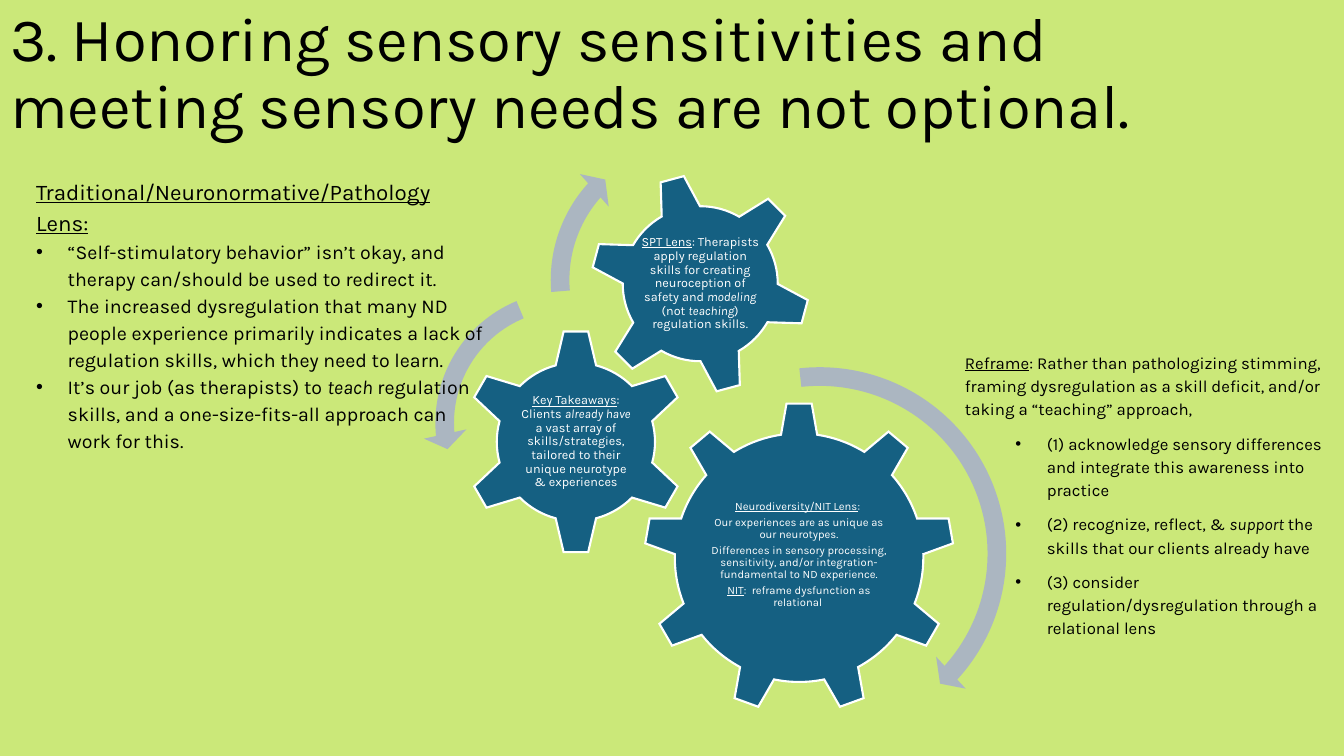
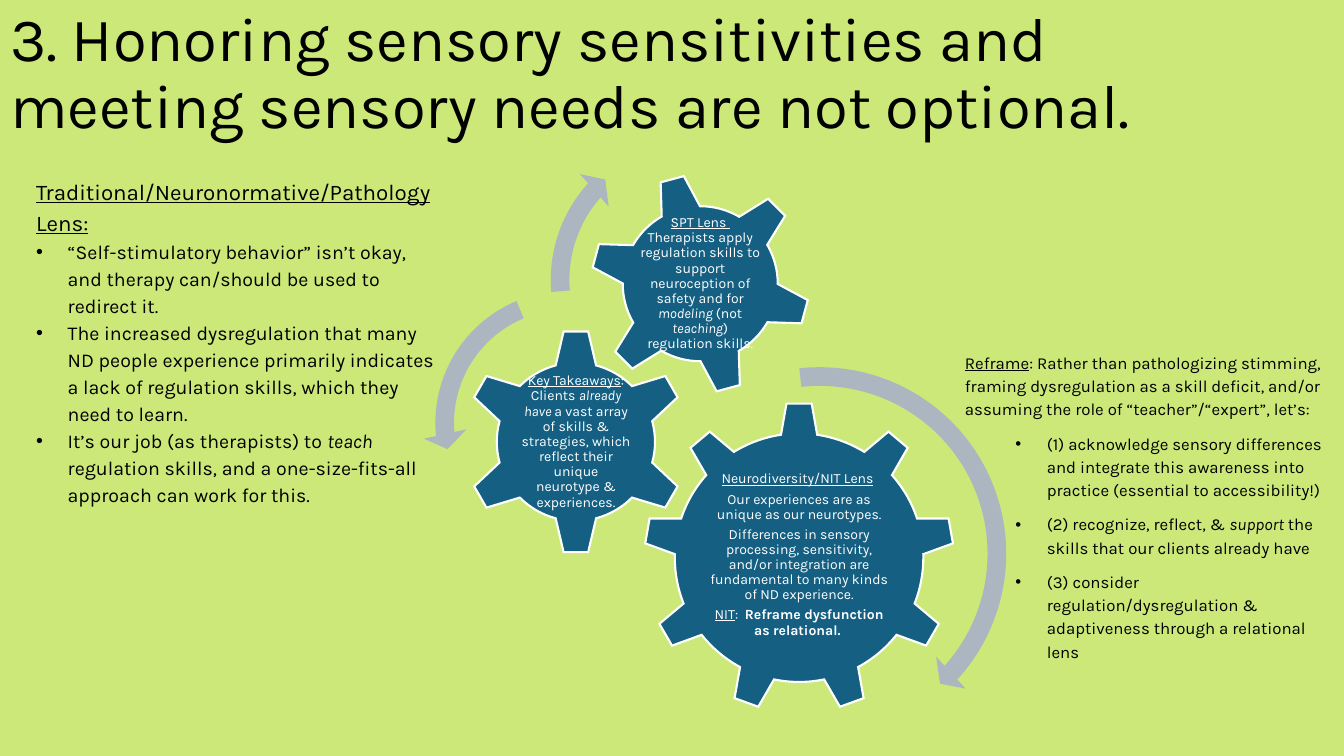
Before and after one commit to gurumojo/presentation-archive, a slide deck: slide 19 of archive/kb/capstone-slides.pptx. Drawn at 1344x756 pixels with LibreOffice and Linux fonts; fonts in the diff are those of the drawing. Boxes give left, top, right and bottom in pixels: in the first picture for what was removed or moved away, otherwise in the second. Text is boxed around its words. In the diff, an @@ line names an element or a change of style, - is before the commit and + after.

```diff
--- a/archive/kb/capstone-slides.pptx
+++ b/archive/kb/capstone-slides.pptx
@@ text "Traditional/Neuronormative/Pathology Lens:" rewrapped from bbox=[36, 183, 482, 427] to bbox=[36, 183, 434, 480] @@
@@ text at bbox=[640, 218, 760, 352]: text changed; size 9 to 10 pt @@
-SPT Lens: Therapists apply regulation skills for creating neuroception of safety and modeling (not teaching) regulation skills.
+SPT Lens Therapists apply regulation skills to support neuroception of safety and for modeling (not teaching) regulation skills.
@@ text at bbox=[965, 357, 1322, 500]: text changed @@
-Reframe: Rather than pathologizing stimming, framing dysregulation as a skill deficit, and/or taking a “teaching” approach,
-  • (1) acknowledge sensory differences and integrate this awareness into practice
+Reframe: Rather than pathologizing stimming, framing dysregulation as a skill deficit, and/or assuming the role of “teacher”/“expert”, let’s:
+  • (1) acknowledge sensory differences and integrate this awareness into practice (essential to accessibility!)
@@ text at bbox=[522, 372, 630, 511]: text changed; size 9 to 10 pt @@
-Key Takeaways: Clients already have a vast array of skills/strategies, tailored to their unique neurotype & experiences
+Key Takeaways: Clients already have a vast array of skills & strategies, which reflect their unique neurotype & experiences.
@@ text at bbox=[722, 473, 873, 487]: text changed; size 8 to 10 pt @@
-Neurodiversity/NIT Lens:
+Neurodiversity/NIT Lens
@@ text at bbox=[717, 494, 882, 523]: size 8 to 10 pt in "Our experiences are as unique as our ..." @@
@@ text at bbox=[710, 529, 888, 635]: text changed; size 8 to 10 pt @@
-Differences in sensory processing, sensitivity, and/or integration- fundamental to ND experience.
-NIT: reframe dysfunction as relational
+Differences in sensory processing, sensitivity, and/or integration are fundamental to many kinds of ND experience.
+NIT: Reframe dysfunction as relational.
@@ text at bbox=[1047, 576, 1305, 658]: text changed @@
-  • (3) consider regulation/dysregulation through a relational lens
+  • (3) consider regulation/dysregulation & adaptiveness through a relational lens
```
Also in this commit, not shown: 22 other slides changed.
